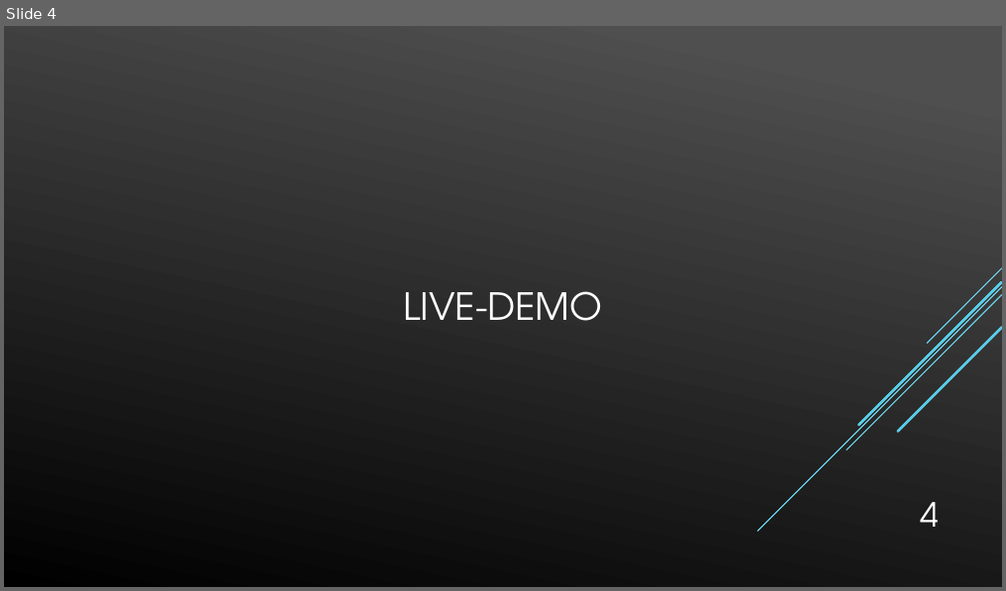
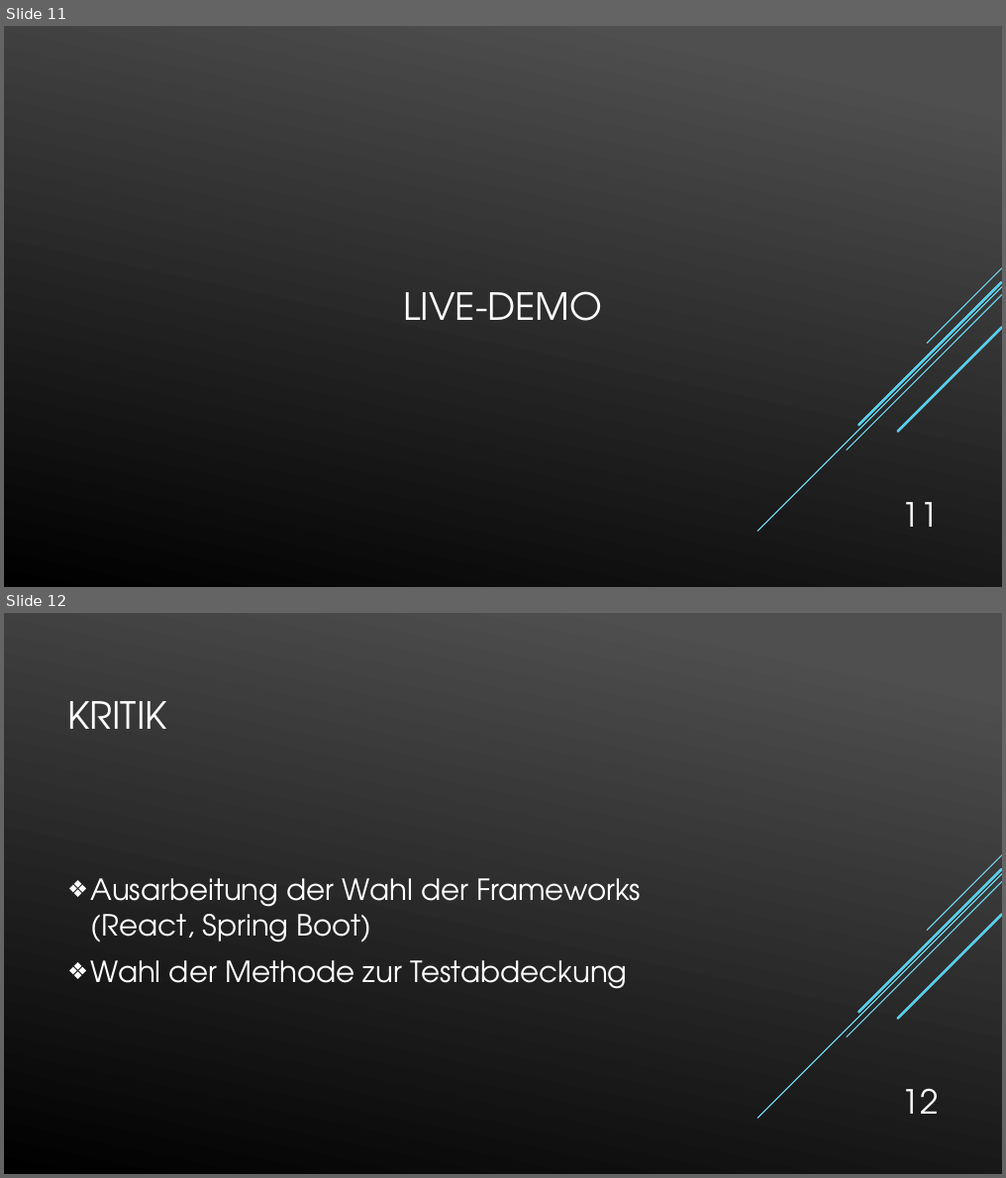
Before and after one commit to Tura92/Bachelorarbeit, a slide deck: Kolloquium Präsentation.pptx. Shown one above the other, each under a label of ours: slide 4 before the commit, slides 11 and 12 after it. The pictures are 1006x591 and 1006x1178 pixels, drawn with LibreOffice and Linux fonts; fonts in the diff are those of the drawing. Boxes give left, top, right and bottom in pixels: in the first picture for what was removed or moved away, otherwise in the second. Text is boxed around its words. In the diff, an @@ line names an element or a change of style, - is before the commit and + after.

```diff
--- a/Kolloquium Präsentation.pptx
+++ b/Kolloquium Präsentation.pptx
@@ slide 12 added at box(4, 613, 1002, 1174), background gradient #4F4F4F to #000000; not listed: 5 template elements that a slide beside it also shows @@
@@ title added at box(67, 701, 167, 729), 36 pt, text #FFFFFF @@
+KRITIK
@@ text added at box(91, 878, 641, 989), 28 pt, text #FFFFFF @@
+❖ Ausarbeitung der Wahl der Frameworks (React, Spring Boot)
+❖ Wahl der Methode zur Testabdeckung
@@ group added at box(757, 856, 1002, 1118): 5 lines @@
@@ page number added at box(901, 1088, 938, 1114), 32 pt, text #FFFFFF @@
+12
@@ what was slide 4 is now slide 11 @@
@@ page number at box(901, 502, 938, 527): text changed @@
-4
+11
```
Also in this commit, not shown: 1 slide changed, 8 other slides added, 1 slide removed.
